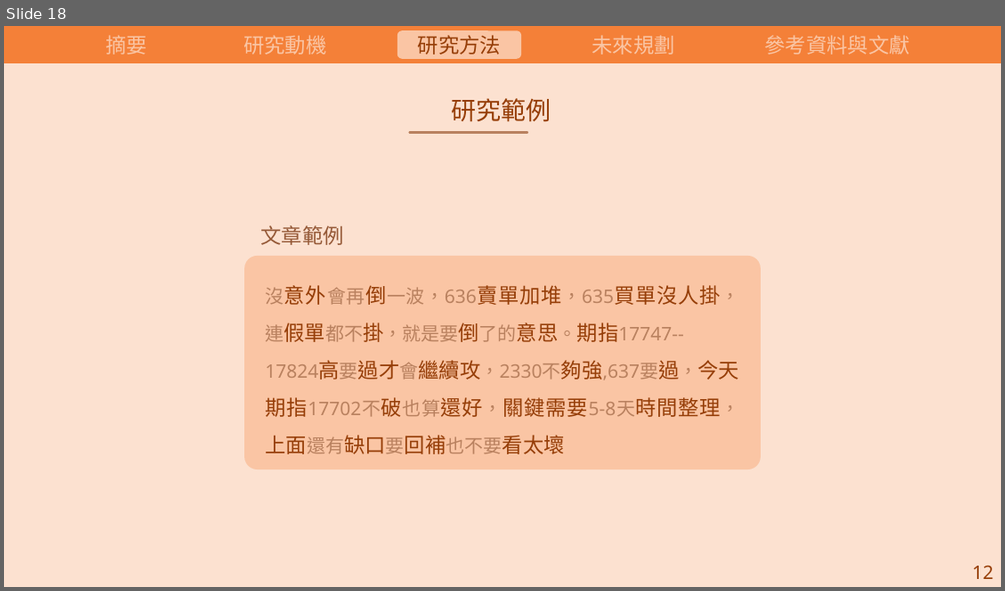
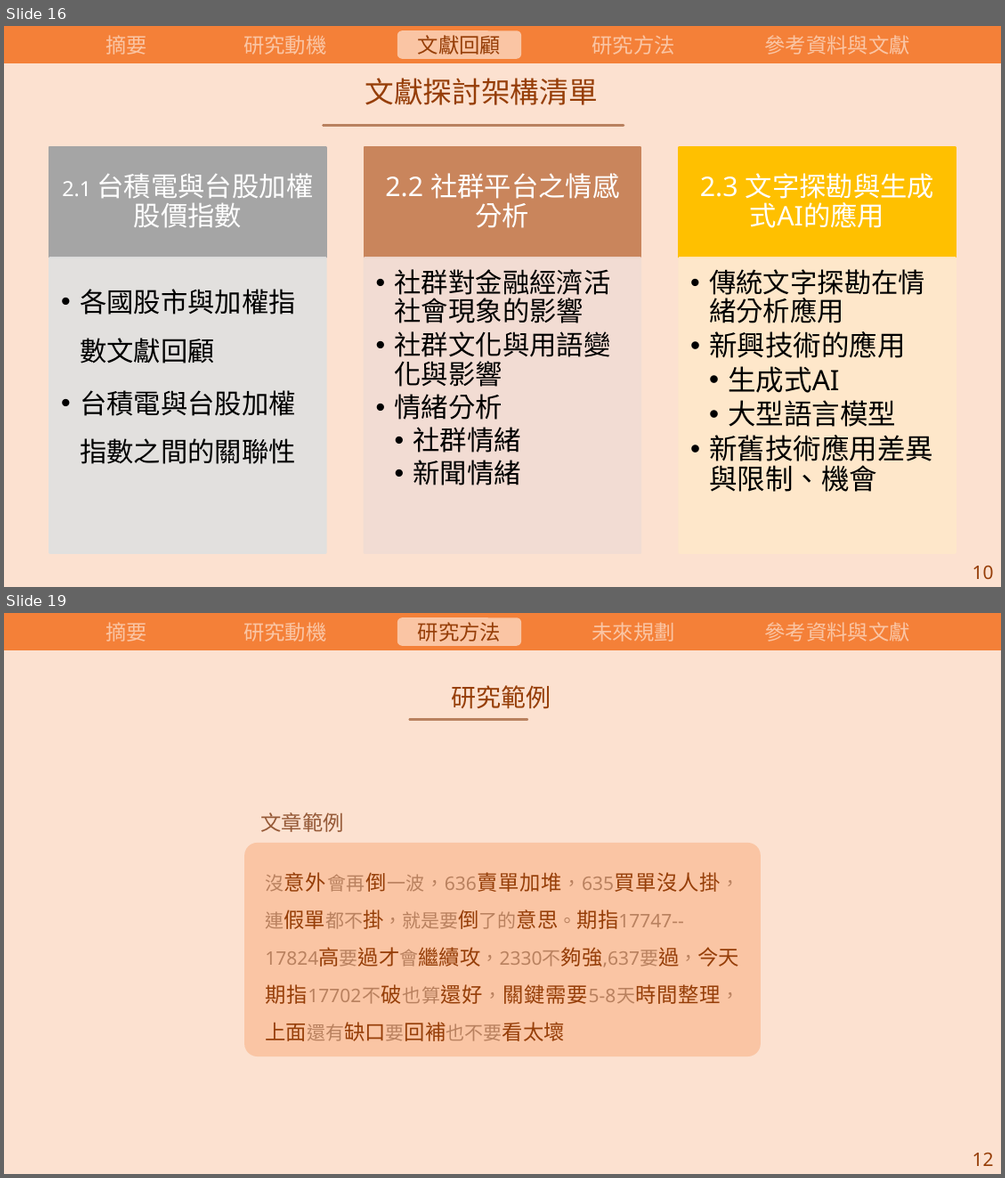
Before and after one commit to carina419/NTUST, a slide deck: 112-2/MI6006701 研究方法/研究方法期末報告.pptx. Shown one above the other, each under a label of ours: slide 18 before the commit, slides 16 and 19 after it; the slides between them are not shown. The pictures are 1005x591 and 1005x1178 pixels, drawn with LibreOffice and Linux fonts; fonts in the diff are those of the drawing. Boxes give left, top, right and bottom in pixels: in the first picture for what was removed or moved away, otherwise in the second. Text is boxed around its words. In the diff, an @@ line names an element or a change of style, - is before the commit and + after.

```diff
--- a/112-2/MI6006701 研究方法/研究方法期末報告.pptx
+++ b/112-2/MI6006701 研究方法/研究方法期末報告.pptx
@@ slide 16 added at <box>4,26,1001,587</box>, background #FFFFFF @@
@@ rectangle added at <box>4,26,1001,587</box>, fill #FCE1D0 @@
@@ rectangle added at <box>4,26,1001,63</box>, fill #F48038 @@
@@ text added at <box>105,35,147,54</box>, 20 pt, text #FAC5A4 @@
+摘要
@@ text added at <box>243,35,326,54</box>, 20 pt, text #FAC5A4 @@
+研究動機
@@ rounded rectangle added at <box>397,30,521,59</box>, fill #FAC5A4 @@
@@ text added at <box>418,35,501,54</box>, 20 pt, text #963E08 @@
+文獻回顧
@@ text added at <box>591,35,674,54</box>, 20 pt, text #FAC5A4 @@
+研究方法
@@ text added at <box>764,35,910,54</box>, 20 pt, text #FAC5A4 @@
+參考資料與文獻
@@ text added at <box>365,78,598,105</box>, 28 pt, text #963E08 @@
+文獻探討架構清單
@@ line added from (624, 126) to (324, 126), #B9815F 2.25 pt @@
@@ group added at <box>49,147,955,553</box>: 6 rectangles, 6 texts @@
+2.1 台積電與台股加權股價指數
+  • 各國股市與加權指數文獻回顧
+  • 台積電與台股加權指數之間的關聯性
+2.2 社群平台之情感分析
+  • 社群對金融經濟活社會現象的影響
+  • 社群文化與用語變化與影響
+  • 情緒分析
+    • 社群情緒
+    • 新聞情緒
+2.3 文字探勘與生成式AI的應用
+  • 傳統文字探勘在情緒分析應用
+  • 新興技術的應用
+    • 生成式AI
+    • 大型語言模型
+  • 新舊技術應用差異與限制、機會
@@ text added at <box>972,565,994,579</box>, 18 pt, text #963E08 @@
+10
@@ what was slide 18 is now slide 19 @@
```
Also in this commit, not shown: 13 slides changed, 2 other slides added, 2 slides removed, 2 other files.
